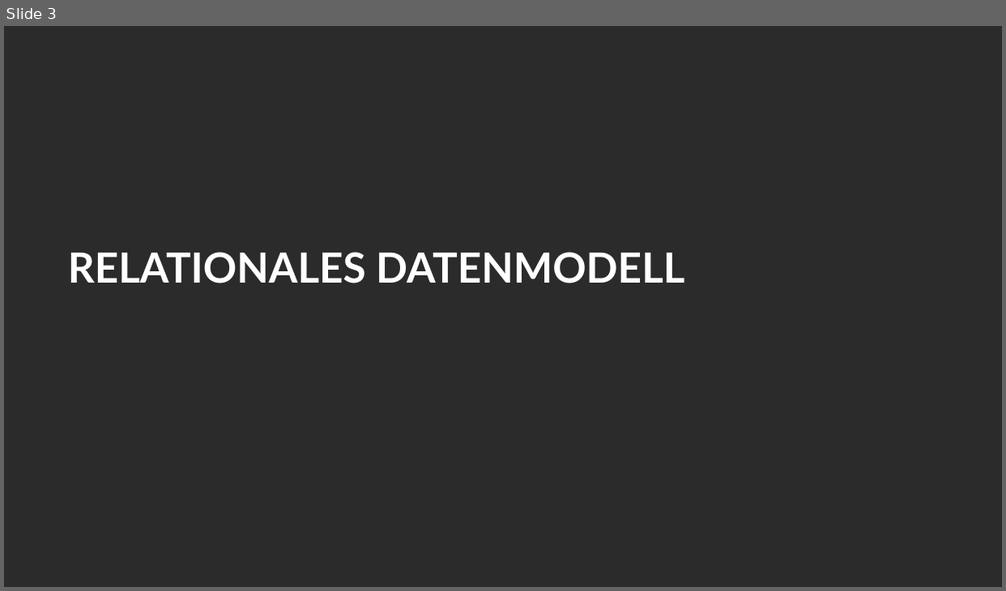
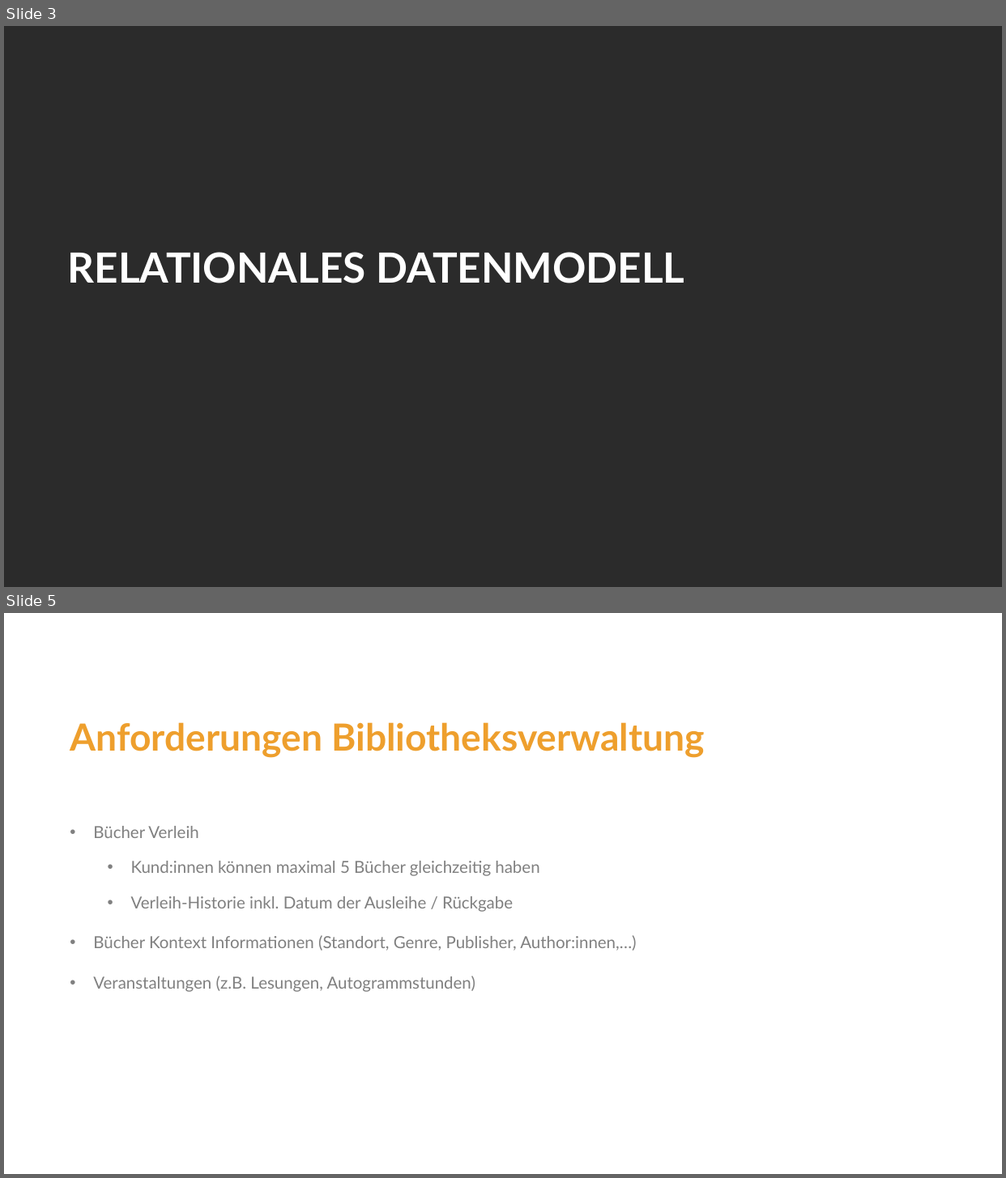
Before and after one commit to curarin/fh-sem2-db-project, a slide deck: requirements/pptx/2026-05-15-er-rm-reisinger-mitsch.pptx. Shown one above the other, each under a label of ours: slide 3 before the commit, slides 3 and 5 after it; the slides between them are not shown. The pictures are 1006x591 and 1006x1178 pixels, drawn with LibreOffice and Linux fonts; fonts in the diff are those of the drawing; background and template pictures are left out; a plain dark background stands for a picture behind light text. Boxes give left, top, right and bottom in pixels: in the first picture for what was removed or moved away, otherwise in the second. Text is boxed around its words. In the diff, an @@ line names an element or a change of style, - is before the commit and + after.

```diff
--- a/requirements/pptx/2026-05-15-er-rm-reisinger-mitsch.pptx
+++ b/requirements/pptx/2026-05-15-er-rm-reisinger-mitsch.pptx
@@ slide 5 added at (4, 613, 1002, 1174), background #FFFFFF @@
@@ title added at (70, 722, 705, 757), 36 pt, text #EE9F2D, bold @@
+Anforderungen Bibliotheksverwaltung
@@ text added at (93, 826, 636, 992), 16 pt, text #808080 @@
+• Bücher Verleih
+  • Kund:innen können maximal 5 Bücher gleichzeitig haben
+  • Verleih-Historie inkl. Datum der Ausleihe / Rückgabe
+• Bücher Kontext Informationen (Standort, Genre, Publisher, Author:innen,…)
+• Veranstaltungen (z.B. Lesungen, Autogrammstunden)
```
Also in this commit, not shown: 12 other slides added, 1 other file.
